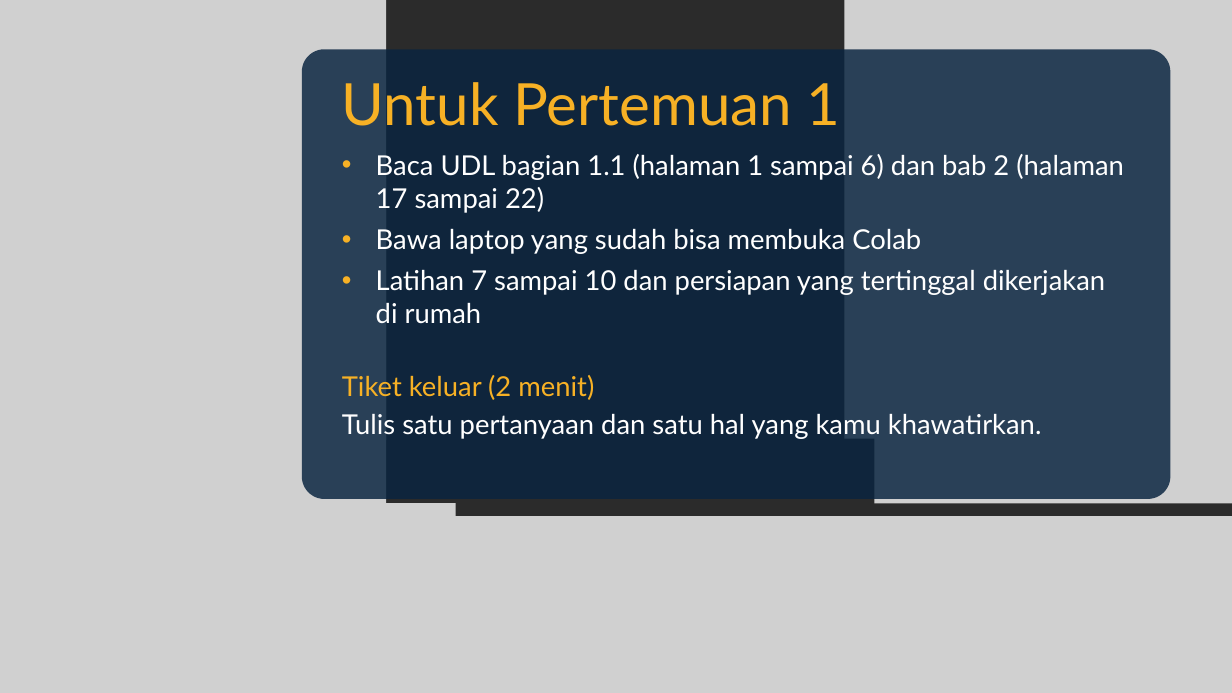
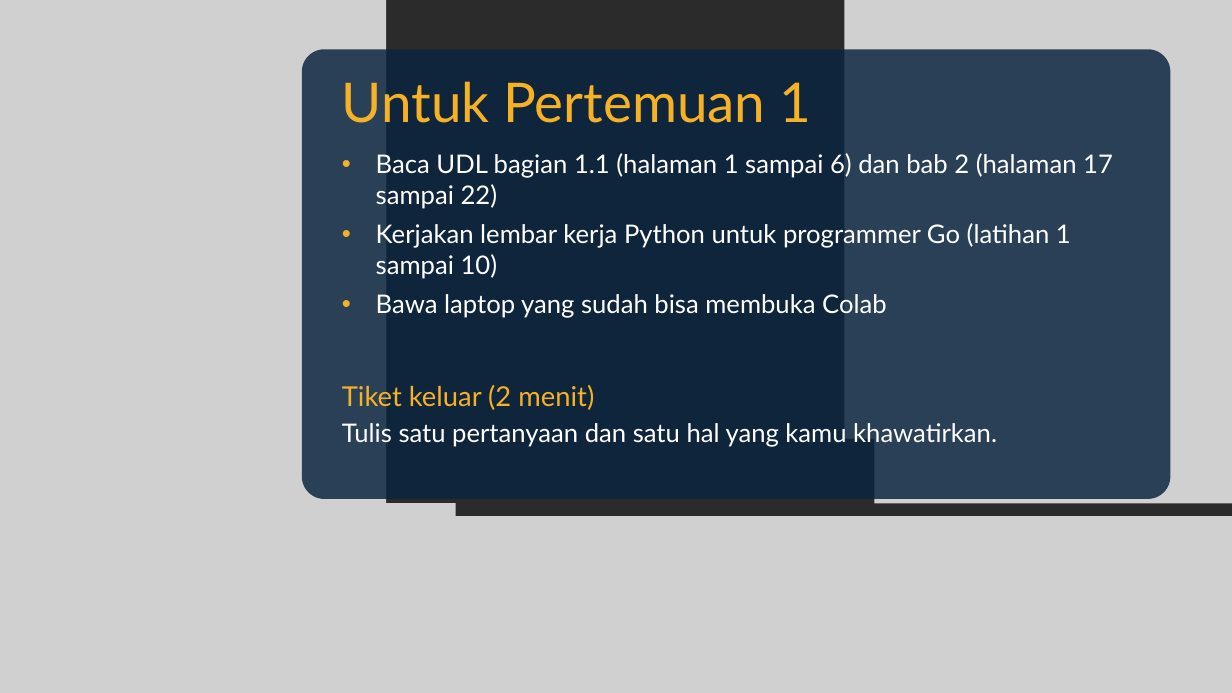
Before and after one commit to dafx7/COMPUTING-AI-ML-OPTIMIZATION, a slide deck: slide 27 of week0/slides/Pertemuan-0-Kickoff.pptx (slide 18 before the commit). Drawn at 1232x693 pixels with LibreOffice and Linux fonts; fonts in the diff are those of the drawing; grey boxes stand for pictures; background and template pictures are left out; a plain dark background stands for a picture behind light text. Boxes give left, top, right and bottom in pixels: in the first picture for what was removed or moved away, otherwise in the second. Text is boxed around its words. In the diff, an @@ line names an element or a change of style, - is before the commit and + after.

```diff
--- a/week0/slides/Pertemuan-0-Kickoff.pptx
+++ b/week0/slides/Pertemuan-0-Kickoff.pptx
@@ text "Untuk Pertemuan 1" at box(342, 81, 811, 123): size 68 to 64 pt @@
@@ text at box(376, 153, 1113, 318): size 32 to 30 pt in "Baca UDL bagian 1.1 (halaman 1 sampai ...", "Bawa laptop yang sudah bisa membuka Colab"; less space between paragraphs @@
@@ text at box(376, 223, 1071, 279): paragraph added @@
+• Kerjakan lembar kerja Python untuk programmer Go (latihan 1 sampai 10)
@@ text at box(376, 269, 1105, 324): paragraph removed @@
-• Latihan 7 sampai 10 dan persiapan yang tertinggal dikerjakan di rumah
@@ text "Tiket keluar (2 menit)": place and size @@
-text "Tiket keluar (2 menit)" at box(342, 375, 1042, 439)
+text "Tiket keluar (2 menit)" at box(342, 385, 997, 447)
@@ text at box(342, 423, 997, 447): size 32 to 30 pt in "Tulis satu pertanyaan dan satu hal yang ..." @@
```
Also in this commit, not shown: 6 other slides changed, 15 slides added, 6 slides removed, 16 other files.
